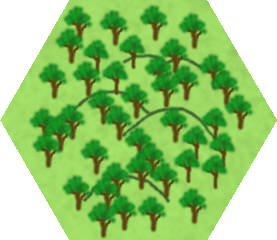
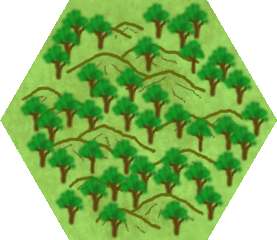
Comparing the layer stacks of the two (277, 240) images. Changes:
painted on "Trees" over (18, 0, 272, 240)
painted on "Hills" over (20, 20, 245, 234)
painted on "Base" over (0, 0, 277, 240)
